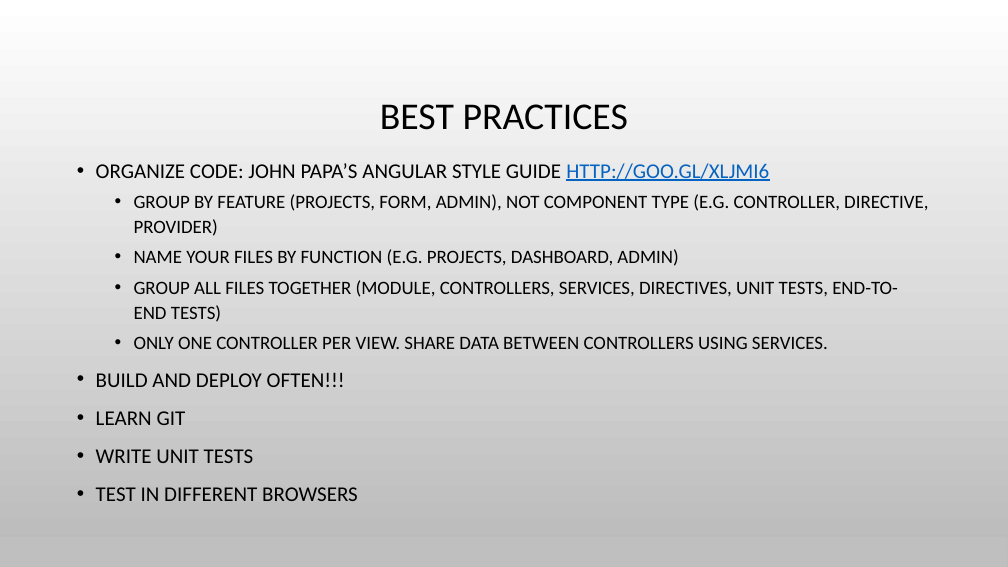
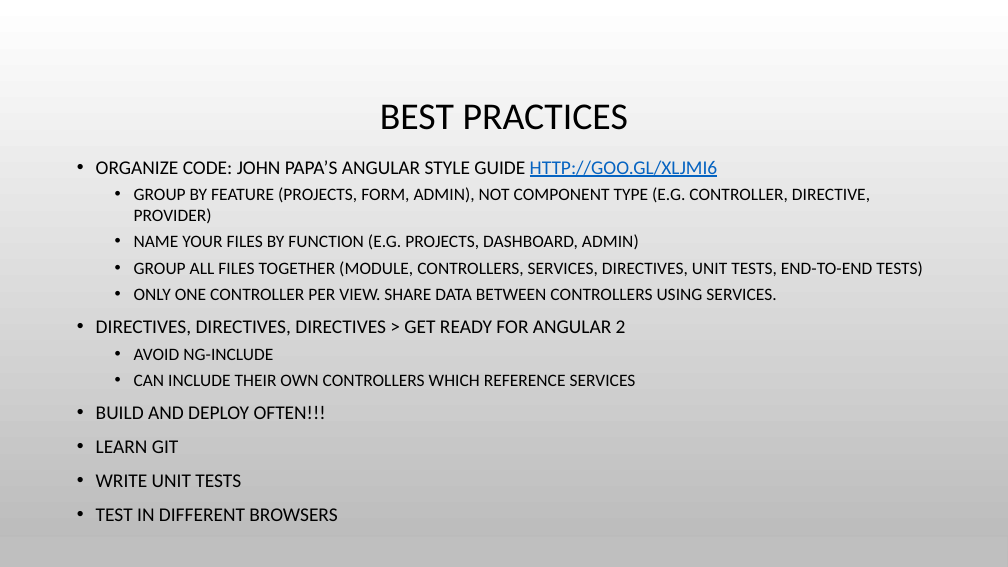
Before and after one commit to spietrek/spengage2015, a slide deck: slide 19 of Building SPAs in SharePoint Using AngularJS.pptx. Drawn at 1008x567 pixels with LibreOffice and Linux fonts; fonts in the diff are those of the drawing; background and template pictures are left out. Boxes give left, top, right and bottom in pixels: in the first picture for what was removed or moved away, otherwise in the second. Text is boxed around its words. In the diff, an @@ line names an element or a change of style, - is before the commit and + after.

Commit message:
Update best practices

```diff
--- a/Building SPAs in SharePoint Using AngularJS.pptx
+++ b/Building SPAs in SharePoint Using AngularJS.pptx
@@ text at [96,160,923,521]: size 20 to 18.5 pt in "ORGANIZE CODE: JOHN PAPA’S ANGULAR STYLE GUIDE ...", "BUILD AND DEPLOY OFTEN!!!", "LEARN GIT", "WRITE UNIT TESTS" and 1 more places; size 18 to 16.6 pt in "GROUP BY FEATURE (PROJECTS, FORM, ADMIN), NOT ...", "NAME YOUR FILES BY FUNCTION (E.G. PROJECTS, ...", "GROUP ALL FILES TOGETHER (MODULE, CONTROLLERS, SERVICES, ...", "ONLY ONE CONTROLLER PER VIEW. SHARE DATA ..."; line spacing 1.1 to 1 @@
@@ text at [96,320,636,386]: paragraphs added @@
+• DIRECTIVES, DIRECTIVES, DIRECTIVES > GET READY FOR ANGULAR 2
+  • AVOID NG-INCLUDE
+  • CAN INCLUDE THEIR OWN CONTROLLERS WHICH REFERENCE SERVICES
```
